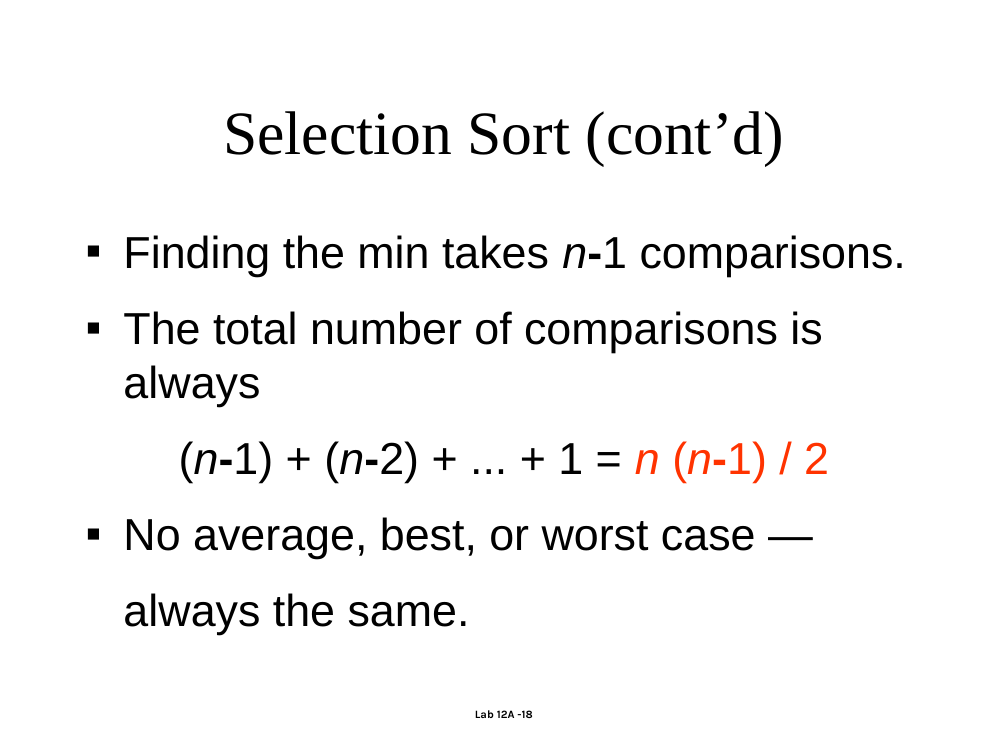
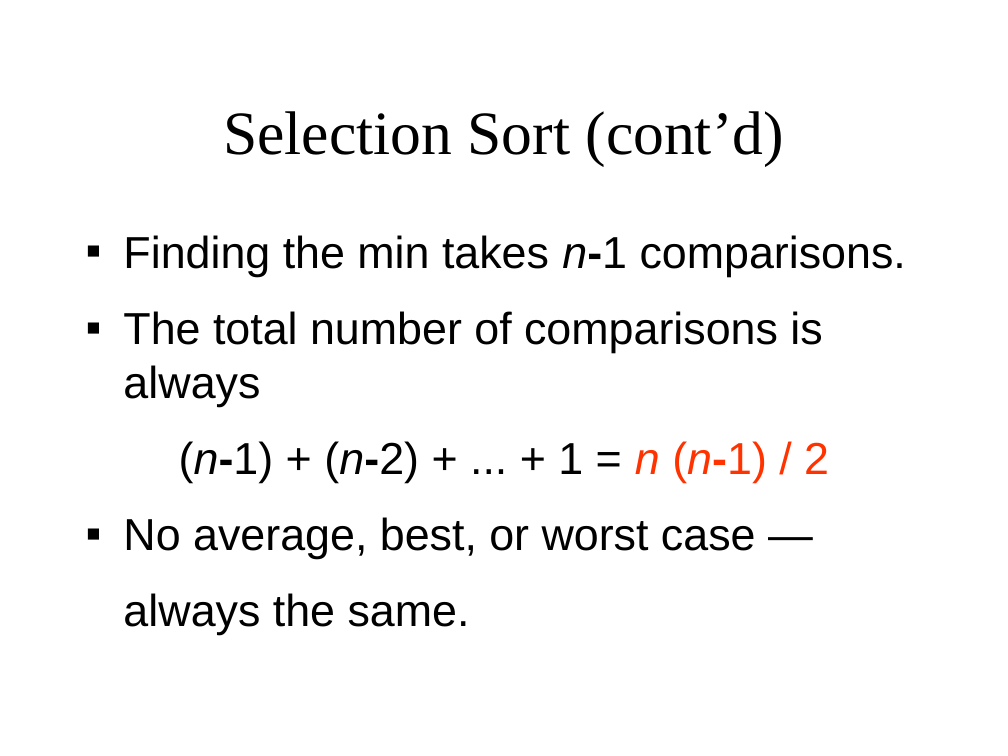
Before and after one commit to Cy-FairCS/cs3, a slide deck: slide 18 of u10b_sorts/notes/n2sorts.pptx. Drawn at 1008x756 pixels with LibreOffice and Linux fonts; fonts in the diff are those of the drawing. Boxes give left, top, right and bottom in pixels: in the first picture for what was removed or moved away, otherwise in the second. Text is boxed around its words. In the diff, an @@ line names an element or a change of style, - is before the commit and + after.

```diff
--- a/u10b_sorts/notes/n2sorts.pptx
+++ b/u10b_sorts/notes/n2sorts.pptx
@@ page number removed at [475,710,532,718] @@
-Lab 12A -18
```
Also in this commit, not shown: 20 other slides changed, 2 slides removed.
